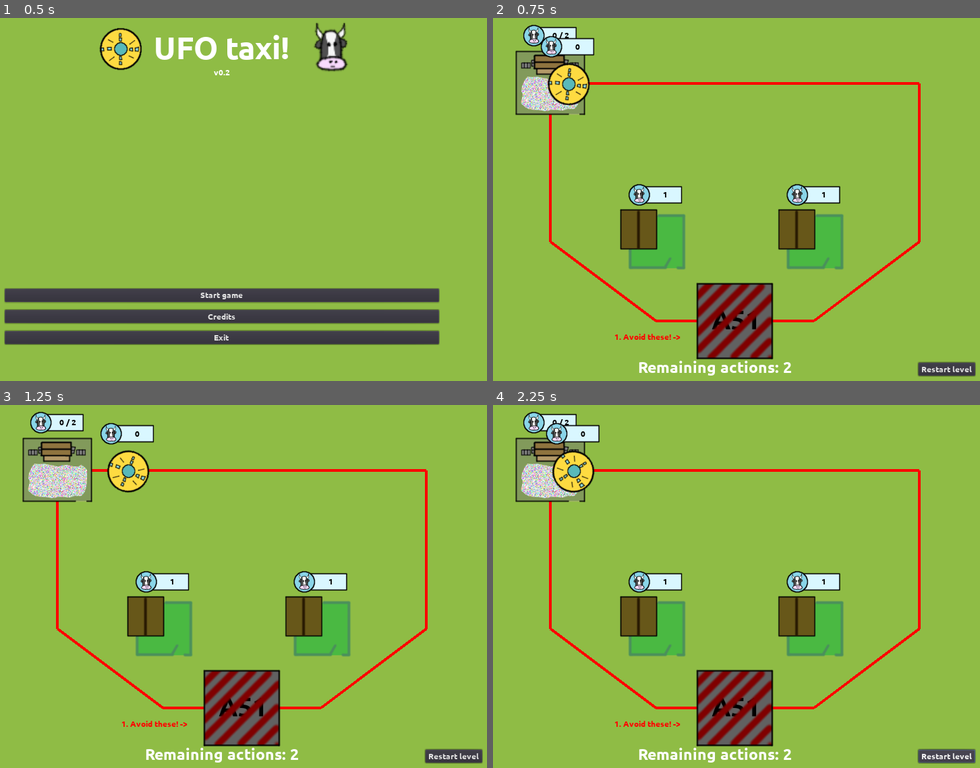
Above: before the commit, frames 1-4 (two rows, left to right).
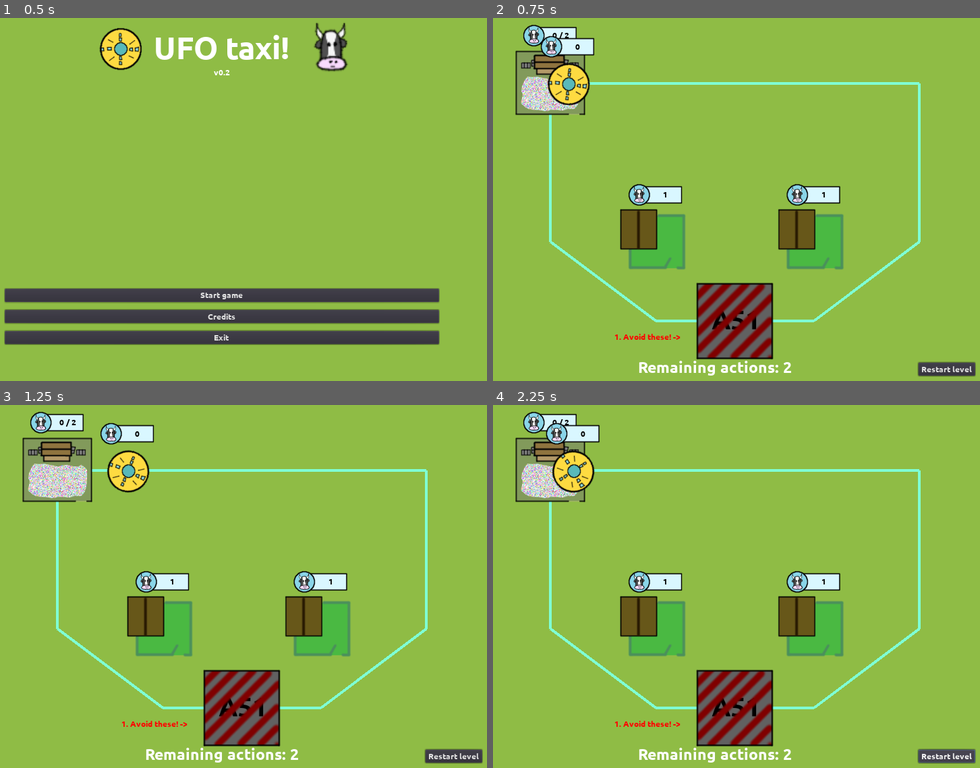
Above: after the commit, the same moments.

Repository: moisesjbc/ufo-taxi
Game: Godot game, scene res://menus/main_menu/main_menu.tscn
Same seed, same stepped clock (60 frames per second), same inputs: the game is played once before the commit and once after it.
Inputs:
- Up to frame 1 (0.5 s): no input
- Up to frame 2 (0.75 s): click "Start game" at 0.5 s
- Up to frame 3 (1.25 s): no input
- Up to frame 4 (2.25 s): click "Restart level" at 1.25 s; click "Restart level" at 2 s

Frame 1 is identical in both runs. In frame 2, 1.5% of the frame differs, in the area x 11-88%, y 17-84%; in frame 3, 1.4%; in frame 4, 1.5%.

Commit message:
Default color for polygon changet to 'aquamarine'

Diff:
--- a/godot-project/gameplay/railtrack/railtrack.gd
+++ b/godot-project/gameplay/railtrack/railtrack.gd
@@ -52,7 +52,7 @@
 
 func get_edge_color(edge_index):
 	if edge_index != current_edge:
-		return Color.red
+		return Color.aquamarine
 	else:
 		return Color.blue
 
